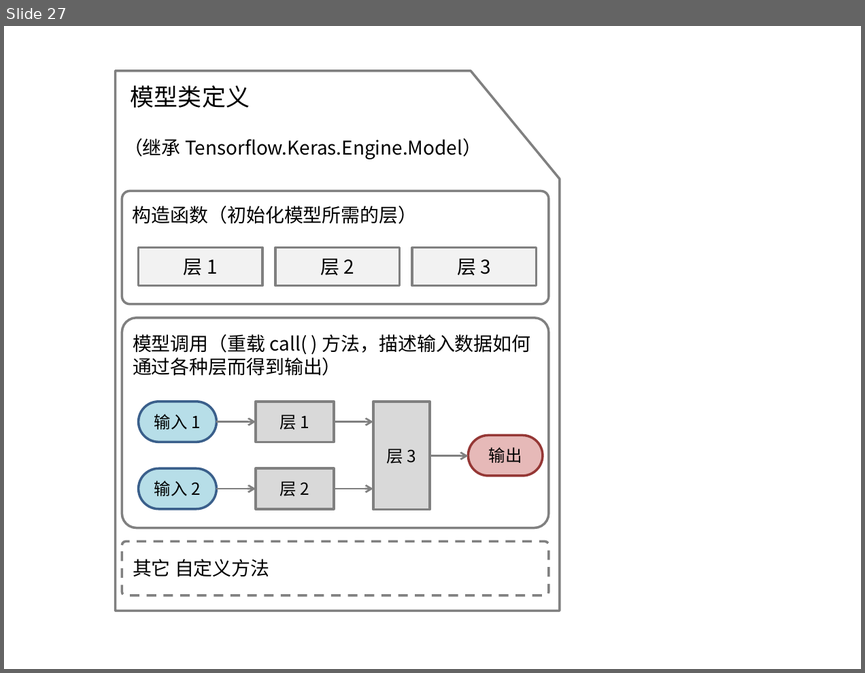
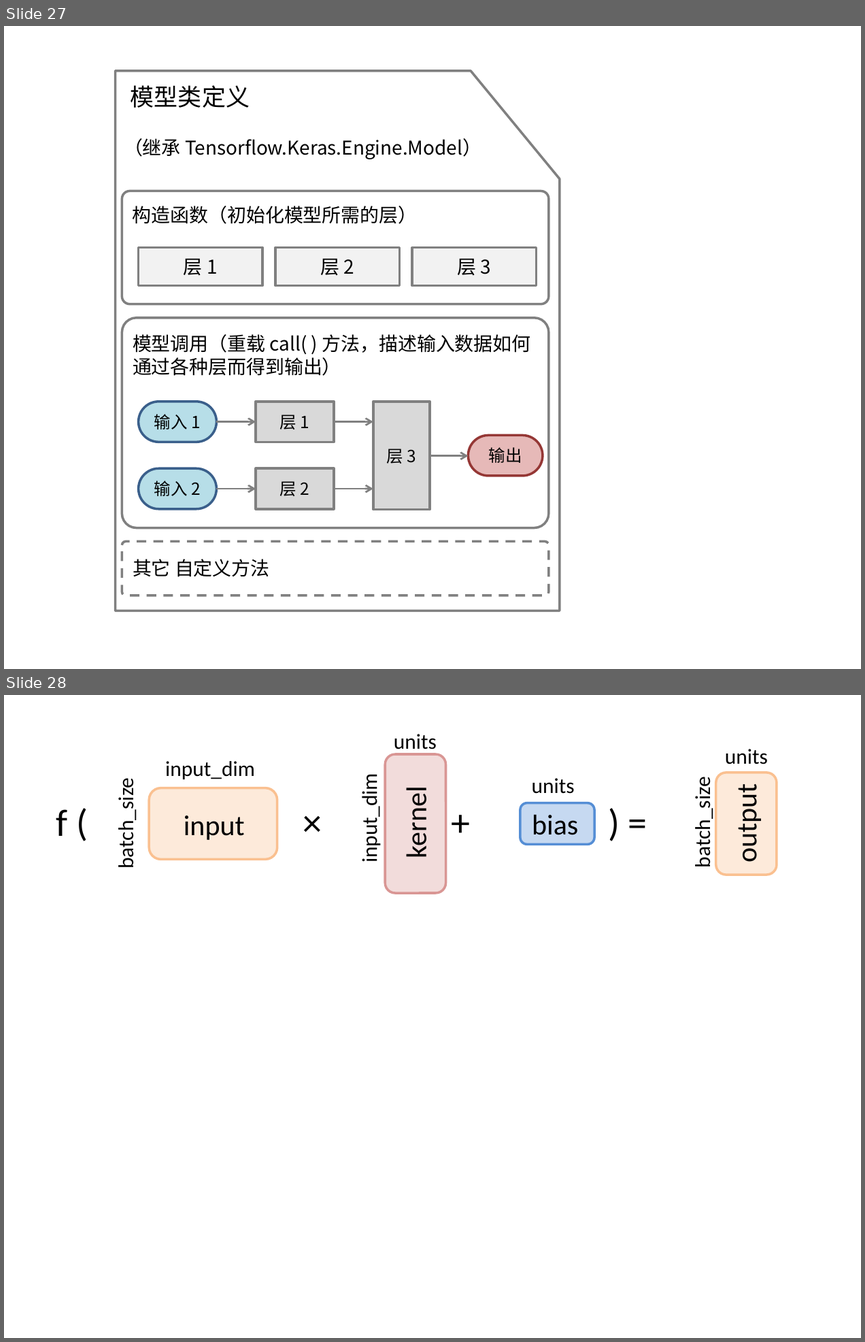
Before and after one commit to zhamppx97/TensorFlow.NET-Tutorials, a slide deck: ppt/tf.reduce_mean.pptx. Shown one above the other, each under a label of ours: slide 27 before the commit, slides 27 and 28 after it. The pictures are 865x673 and 865x1342 pixels, drawn with LibreOffice and Linux fonts; fonts in the diff are those of the drawing. Boxes give left, top, right and bottom in pixels: in the first picture for what was removed or moved away, otherwise in the second. Text is boxed around its words. In the diff, an @@ line names an element or a change of style, - is before the commit and + after.

```diff
--- a/ppt/tf.reduce_mean.pptx
+++ b/ppt/tf.reduce_mean.pptx
@@ slide 28 added at (x1=4, y1=695, x2=861, y2=1338), background #FFFFFF @@
@@ text added at (x1=394, y1=734, x2=436, y2=753), 18 pt, text #000000 @@
+units
@@ rounded rectangle added at (x1=385, y1=754, x2=446, y2=893), fill #F2DCDB, outline #D99694 2 pt @@
@@ text added at (x1=725, y1=749, x2=768, y2=764), 18 pt, text #000000 @@
+units
@@ text added at (x1=165, y1=761, x2=255, y2=779), 18 pt, text #000000 @@
+input_dim
@@ rounded rectangle added at (x1=716, y1=772, x2=777, y2=874), fill #FDEADA, outline #FAC090 2 pt @@
@@ text added at (x1=113, y1=787, x2=139, y2=866), 18 pt, text #000000 @@
+batch_size
@@ rounded rectangle added at (x1=149, y1=787, x2=277, y2=859), fill #FDEADA, outline #FAC090 2 pt @@
@@ text added at (x1=356, y1=782, x2=382, y2=860), 18 pt, text #000000 @@
+input_dim
@@ text added at (x1=399, y1=793, x2=434, y2=856), 24 pt, text #000000 @@
+kernel
@@ text added at (x1=532, y1=778, x2=575, y2=794), 18 pt, text #000000 @@
+units
@@ text added at (x1=689, y1=785, x2=715, y2=865), 18 pt, text #000000 @@
+batch_size
@@ text added at (x1=729, y1=791, x2=764, y2=860), 24 pt, text #000000 @@
+output
@@ text added at (x1=56, y1=809, x2=68, y2=836), 32 pt, text #000000 @@
+f ( × + ) =
@@ text added at (x1=184, y1=815, x2=245, y2=840), 24 pt, text #000000 @@
+input
@@ rounded rectangle added at (x1=520, y1=803, x2=594, y2=844), fill #C6D9F1, outline #558ED5 2 pt @@
@@ text added at (x1=532, y1=814, x2=578, y2=835), 24 pt, text #000000 @@
+bias
```
Also in this commit, not shown: 1 slide removed, 9 other files.
